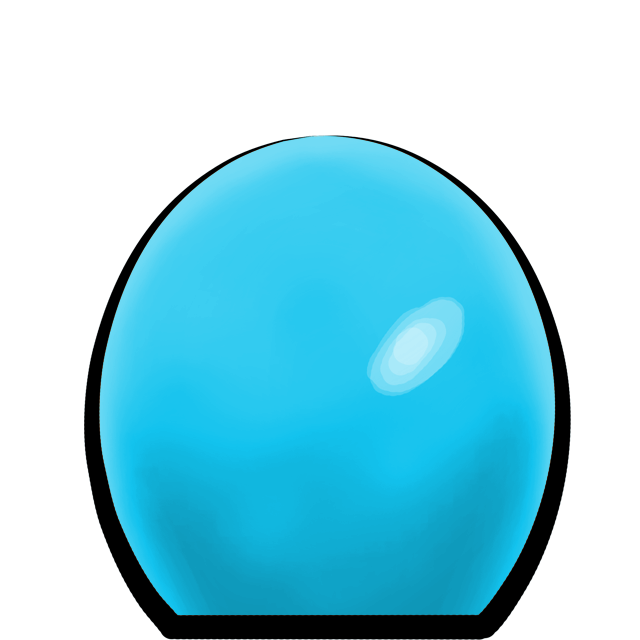
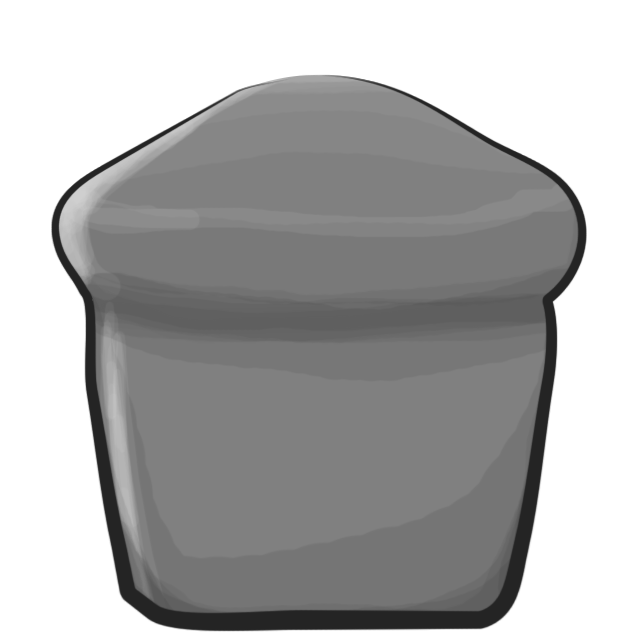
Two versions of the same layered image (640x640). Layer-by-layer changes:
added layer "Layer 9" above "special copy" over <box>51,74,587,632</box>
added layer "Layer 8" above "base_shape" over <box>51,74,587,640</box>
added layer "base_shape" above "body2" over <box>56,75,584,620</box>
hid group "body2" (4 layers) over <box>51,79,587,640</box>
